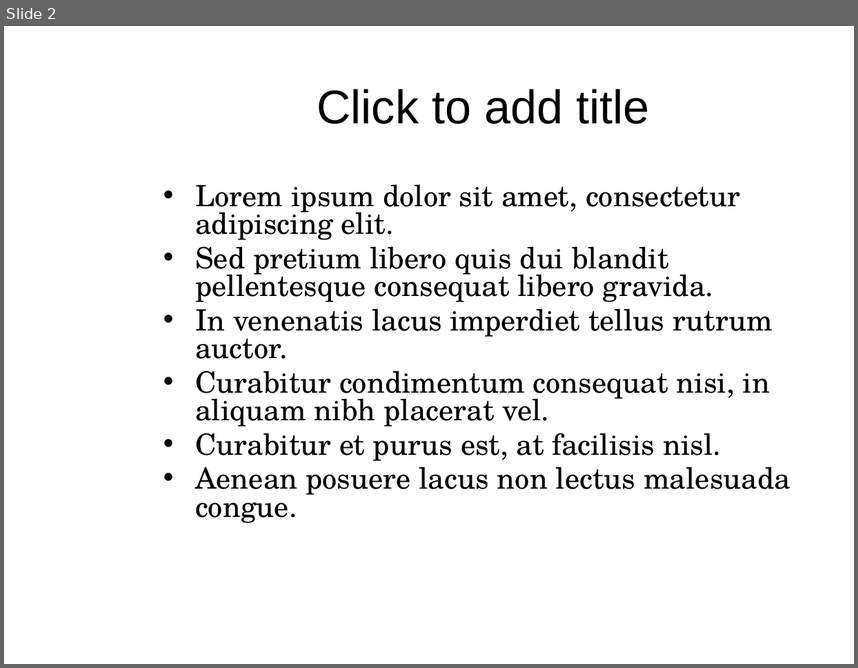
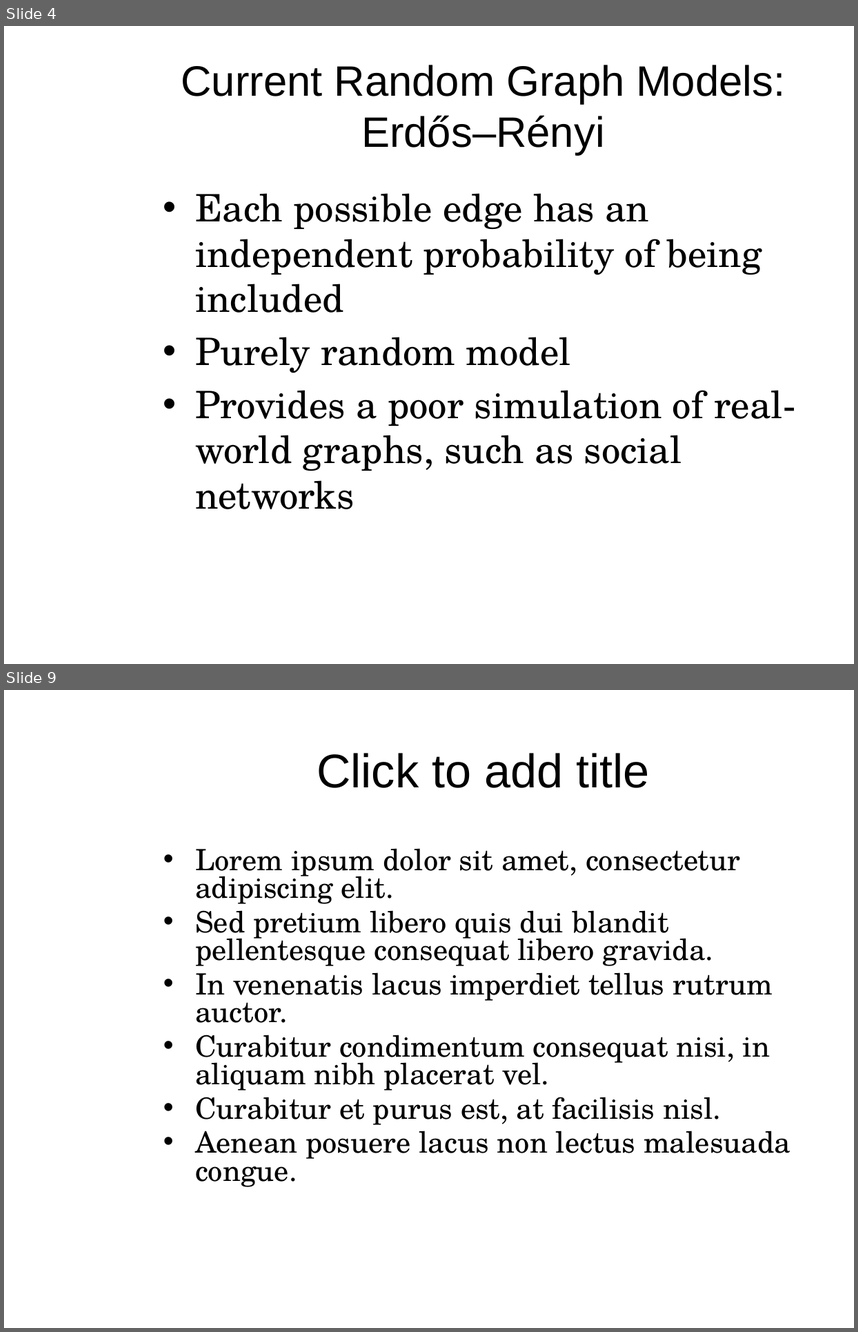
Before and after one commit to mam446/GraphEvo, a slide deck: documents/PopeMartinGraphTheoryPresentation.pptx. Shown one above the other, each under a label of ours: slide 2 before the commit, slides 4 and 9 after it; the slides between them are not shown. The pictures are 858x668 and 858x1332 pixels, drawn with LibreOffice and Linux fonts; fonts in the diff are those of the drawing; background and template pictures are left out. Boxes give left, top, right and bottom in pixels: in the first picture for what was removed or moved away, otherwise in the second. Text is boxed around its words. In the diff, an @@ line names an element or a change of style, - is before the commit and + after.

Commit message:
Motivation-ish slides and random graph background slides.

```diff
--- a/documents/PopeMartinGraphTheoryPresentation.pptx
+++ b/documents/PopeMartinGraphTheoryPresentation.pptx
@@ slide 4 added at [4, 26, 854, 664], background picture (left out) @@
@@ title added at [181, 65, 786, 155], 36 pt, text #000000 @@
+Current Random Graph Models:
+Erdős–Rényi
@@ text added at [195, 193, 796, 509], 32 pt, text #000000 @@
+• Each possible edge has an independent probability of being included
+• Purely random model
+• Provides a poor simulation of real-world graphs, such as social networks
@@ page number added at [595, 630, 811, 664], 12 pt, text #FFFFFF @@
+4
@@ what was slide 2 is now slide 9 @@
```
Also in this commit, not shown: 9 other slides added, 1 slide removed.
